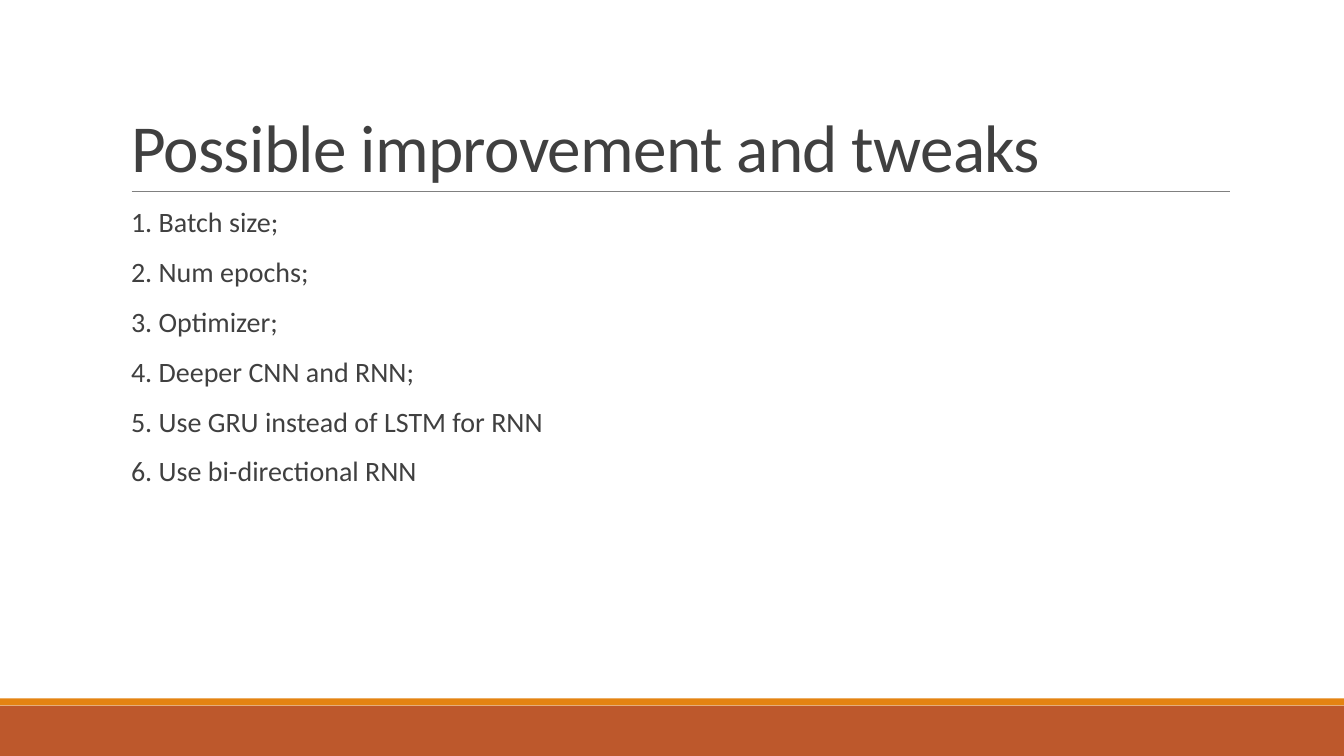
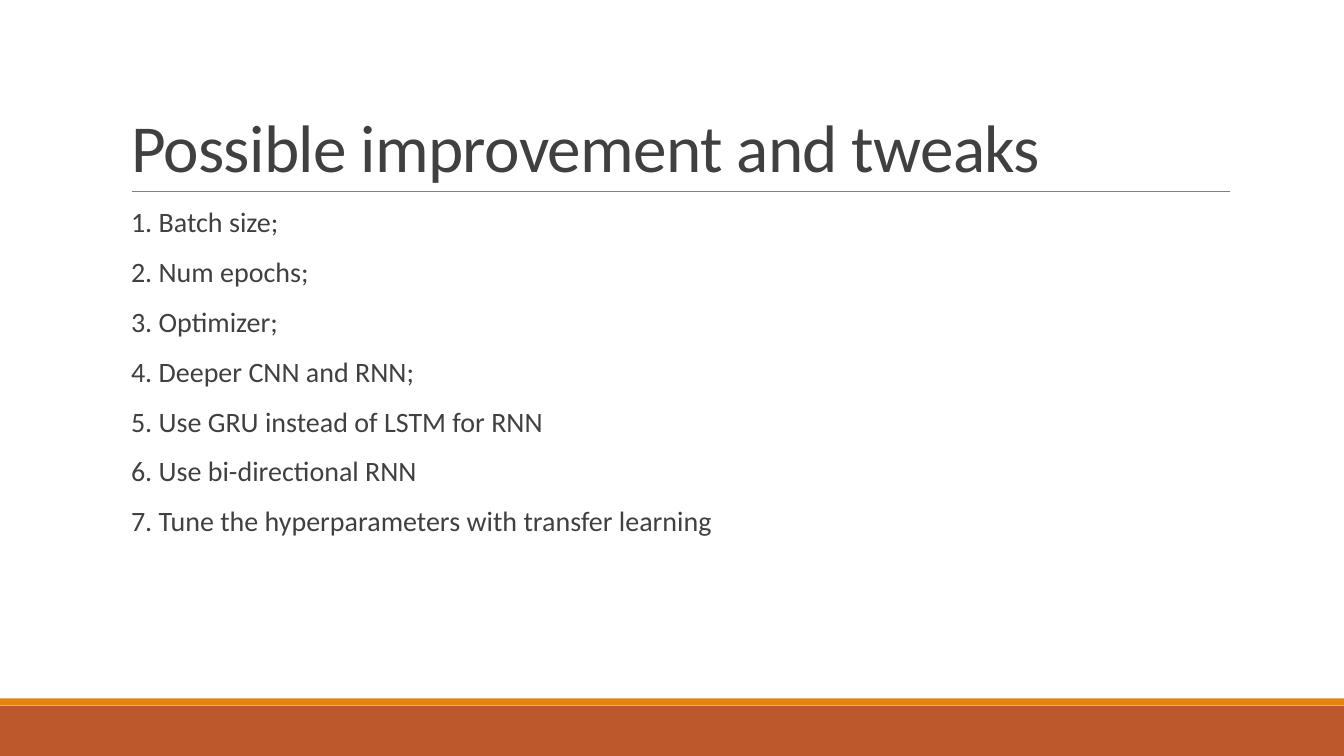
Before and after one commit to MicroRAsus/MLPR-Final-Project, a slide deck: slide 16 of CNNRNNProjectPresentation.pptx (slide 19 before the commit). Drawn at 1344x756 pixels with LibreOffice and Linux fonts; fonts in the diff are those of the drawing. Boxes give left, top, right and bottom in pixels: in the first picture for what was removed or moved away, otherwise in the second. Text is boxed around its words. In the diff, an @@ line names an element or a change of style, - is before the commit and + after.

```diff
--- a/CNNRNNProjectPresentation.pptx
+++ b/CNNRNNProjectPresentation.pptx
@@ text at box(131, 511, 712, 536): paragraph added @@
+  7. Tune the hyperparameters with transfer learning
```
Also in this commit, not shown: 5 other slides changed, 4 slides added, 6 slides removed.
